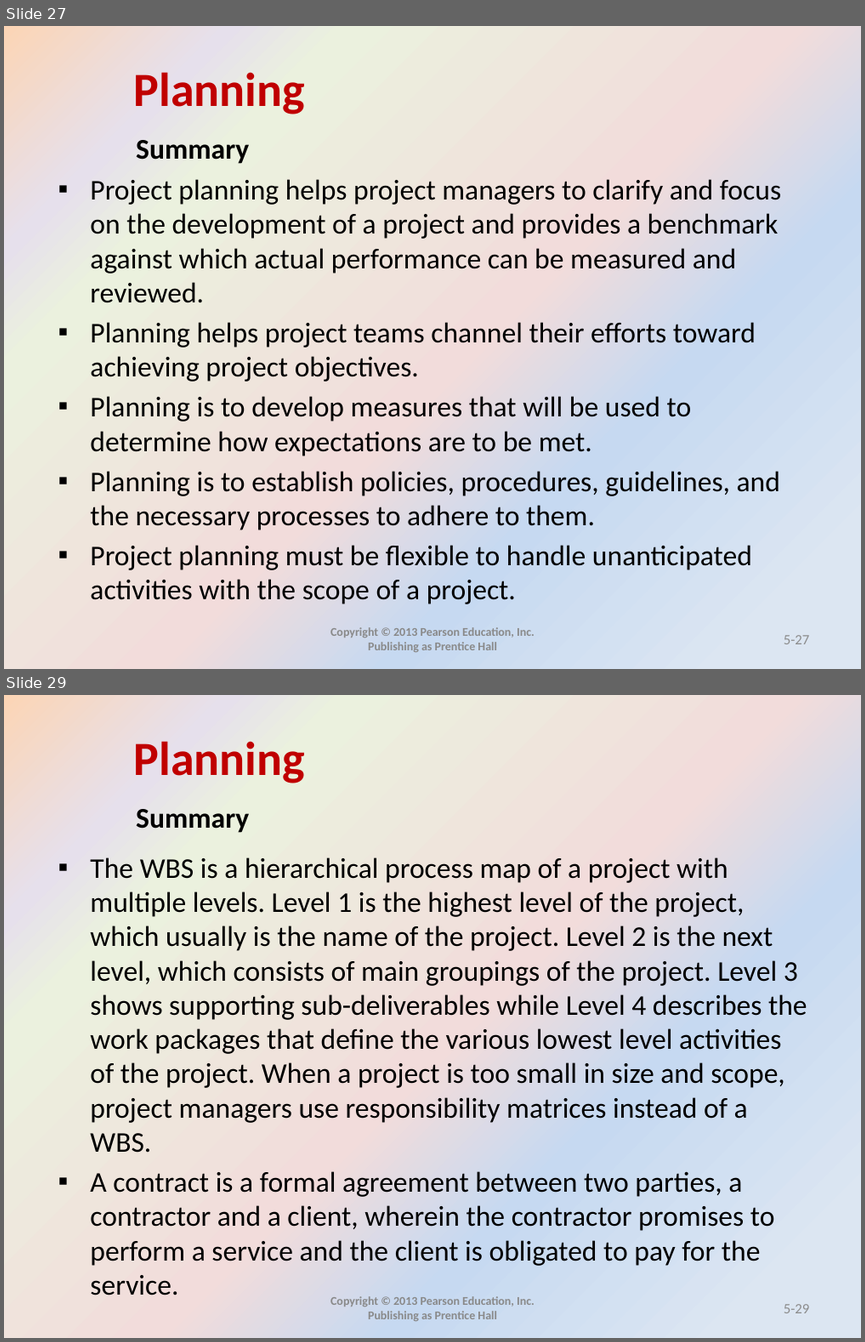
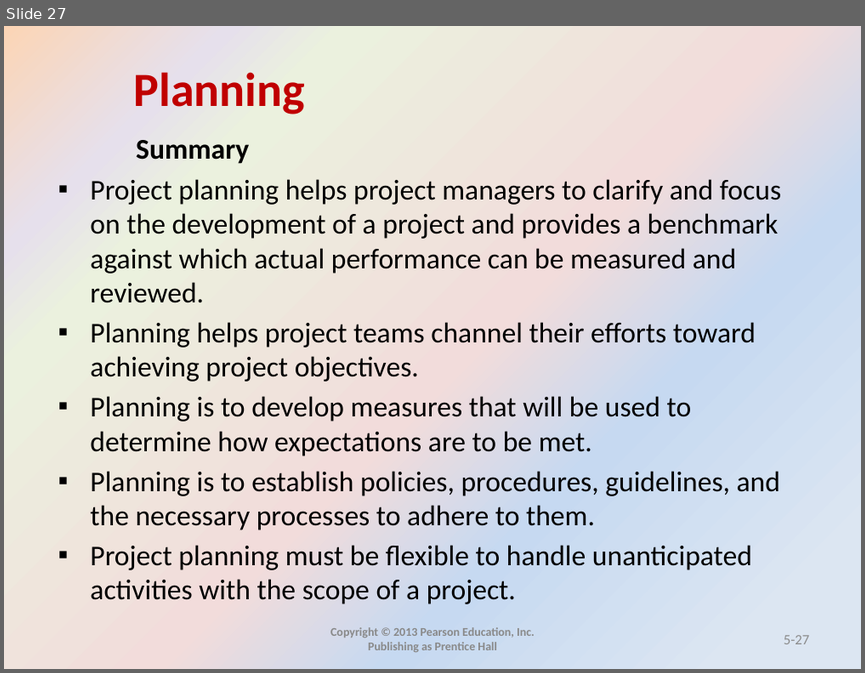
Before and after one commit to mohandesosama/is_project_management, a slide deck: IS-PM-Slides/05_planning _ch5.pptx. Shown one above the other, each under a label of ours: slides 27 and 29 before the commit, slide 27 after it; the slides between them are not shown. The pictures are 865x1342 and 865x673 pixels, drawn with LibreOffice and Linux fonts; fonts in the diff are those of the drawing. Boxes give left, top, right and bottom in pixels: in the first picture for what was removed or moved away, otherwise in the second. Text is boxed around its words. In the diff, an @@ line names an element or a change of style, - is before the commit and + after.

```diff
--- a/IS-PM-Slides/05_planning _ch5.pptx
+++ b/IS-PM-Slides/05_planning _ch5.pptx
@@ slide 29 removed at (4, 695, 861, 1338), background gradient #DCE6F2 to #C6D9F1 to #F2DCDB to #EBF1DE to #E6E0EC to #FCD5B5; not listed: 1 template element that a slide beside it also shows @@
@@ text removed at (136, 809, 249, 833) @@
-Summary
@@ text removed at (90, 857, 807, 1265) @@
-▪ The WBS is a hierarchical process map of a project with multiple levels. Level 1 is the highest level of the project, which usually is the name of the project. Level 2 is the next level, which consists of main groupings of the project. Level 3 shows supporting sub-deliverables while Level 4 describes the work packages that define the various lowest level activities of the project. When a project is too small in size and scope, project managers use responsibility matrices instead of a WBS.
-▪ A contract is a formal agreement between two parties, a contractor and a client, wherein the contractor promises to perform a service and the client is obligated to pay for the service.
@@ text removed at (330, 1296, 534, 1321) @@
-Copyright © 2013 Pearson Education, Inc. Publishing as Prentice Hall
@@ page number removed at (783, 1304, 810, 1313) @@
-5-29
```
Also in this commit, not shown: 1 slide changed, 5 other slides removed.
